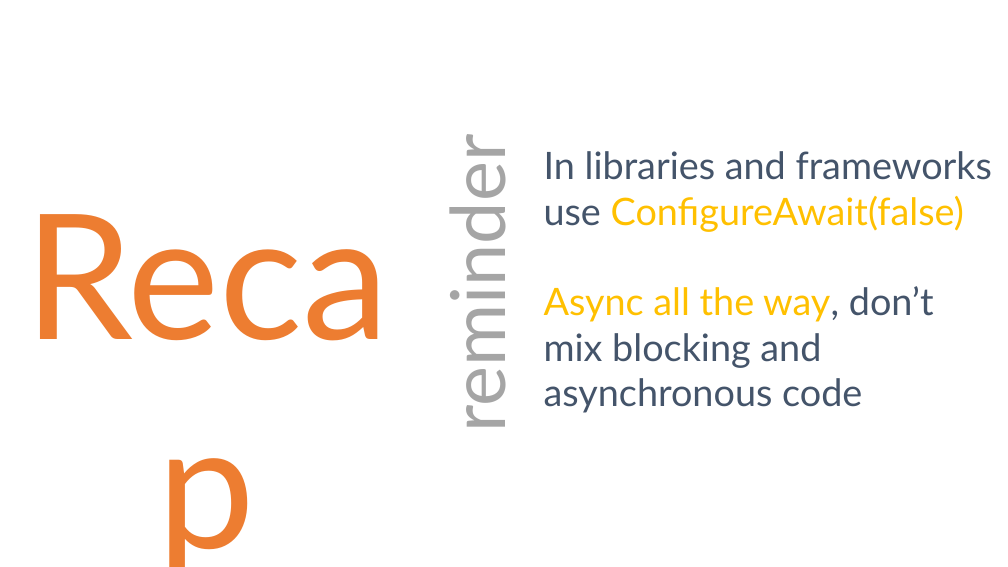
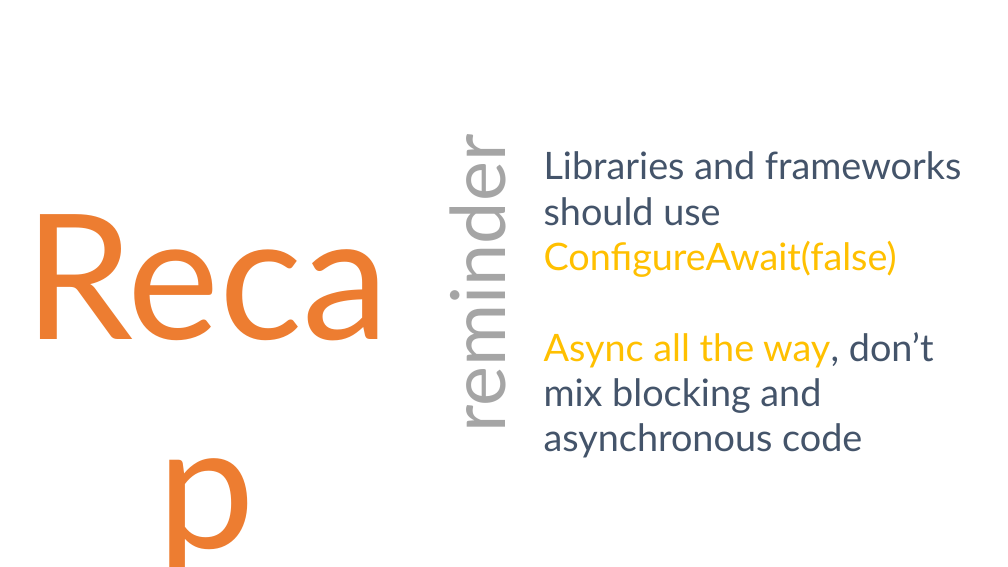
Before and after one commit to danielmarbach/02-25-2016-AsyncWebinar, a slide deck: slide 17 of webinar.pptx. Drawn at 1008x567 pixels with LibreOffice and Linux fonts; fonts in the diff are those of the drawing. Boxes give left, top, right and bottom in pixels: in the first picture for what was removed or moved away, otherwise in the second. Text is boxed around its words. In the diff, an @@ line names an element or a change of style, - is before the commit and + after.

```diff
--- a/webinar.pptx
+++ b/webinar.pptx
@@ text at (544,151,962,277): text changed @@
-In libraries and frameworks use ConfigureAwait(false)
+Libraries and frameworks should use ConfigureAwait(false)
```
Also in this commit, not shown: 2 other slides changed, 1 slide added.
